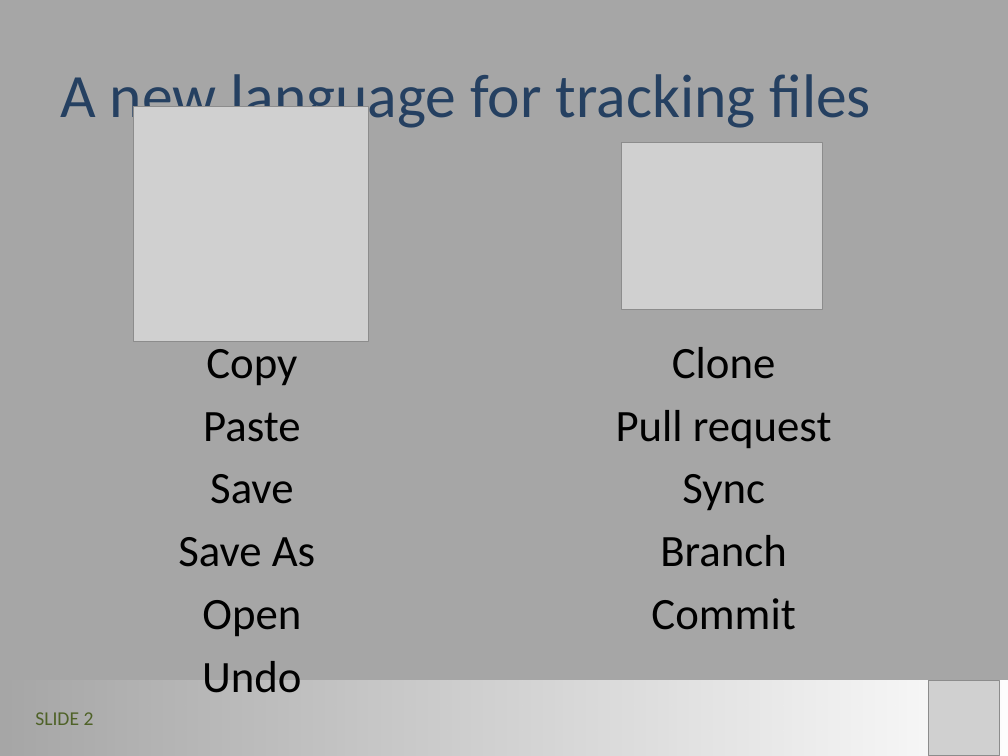
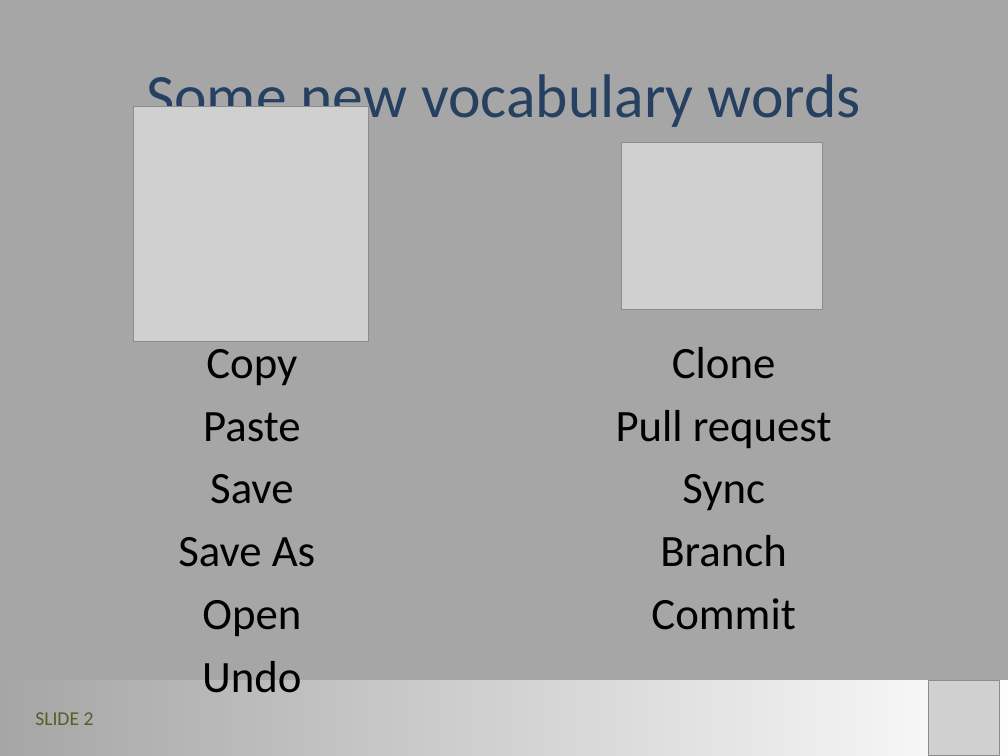
Before and after one commit to LimnoTech/Forum-GitHub, a slide deck: slide 2 of GitHub_Steve.pptx. Drawn at 1008x756 pixels with LibreOffice and Linux fonts; fonts in the diff are those of the drawing; grey boxes stand for pictures. Boxes give left, top, right and bottom in pixels: in the first picture for what was removed or moved away, otherwise in the second. Text is boxed around its words. In the diff, an @@ line names an element or a change of style, - is before the commit and + after.

```diff
--- a/GitHub_Steve.pptx
+++ b/GitHub_Steve.pptx
@@ title at <box>146,74,861,132</box>: text changed @@
-A new language for tracking files
+Some new vocabulary words
```
Also in this commit, not shown: 2 other slides changed, 10 slides added, 1 slide removed.
